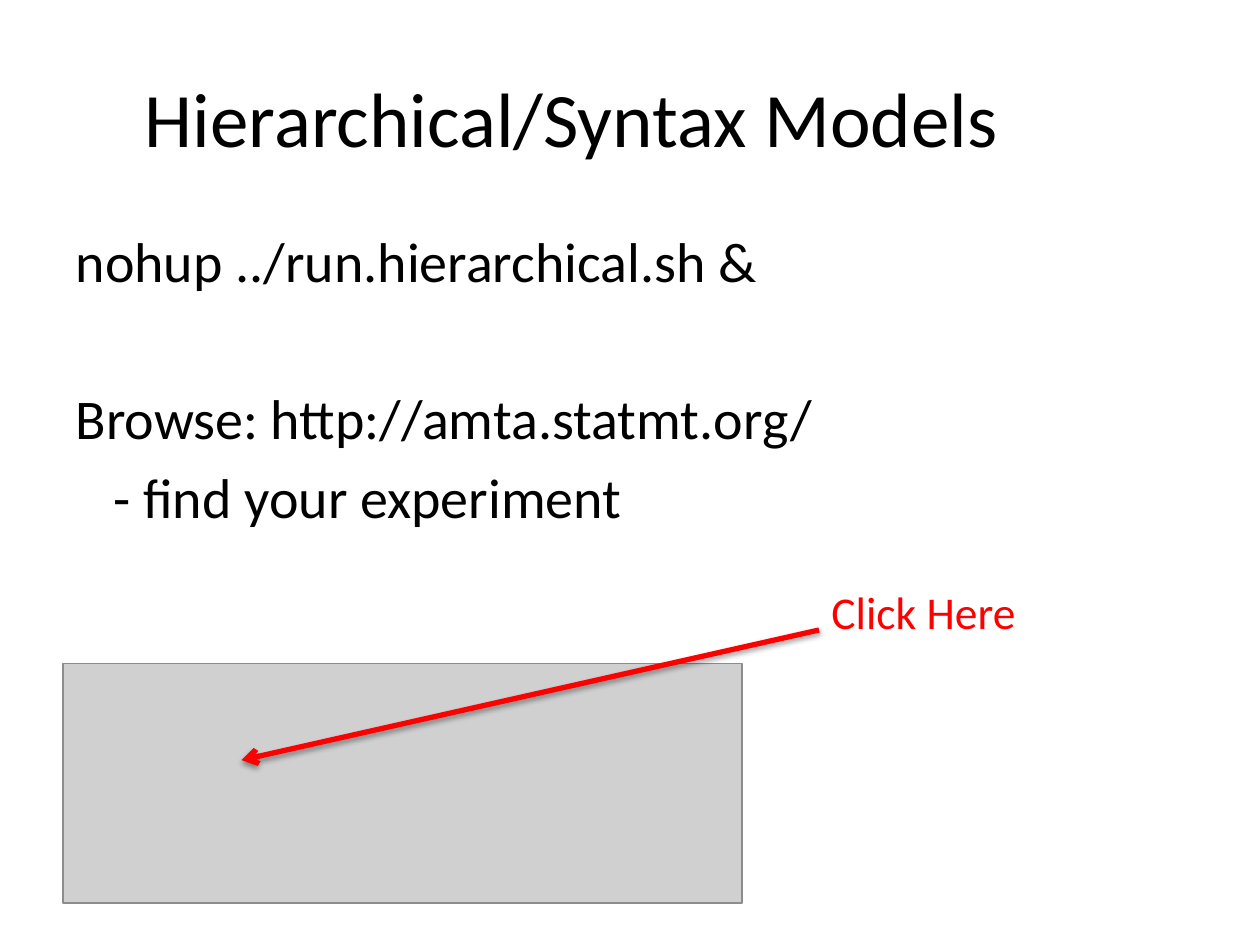
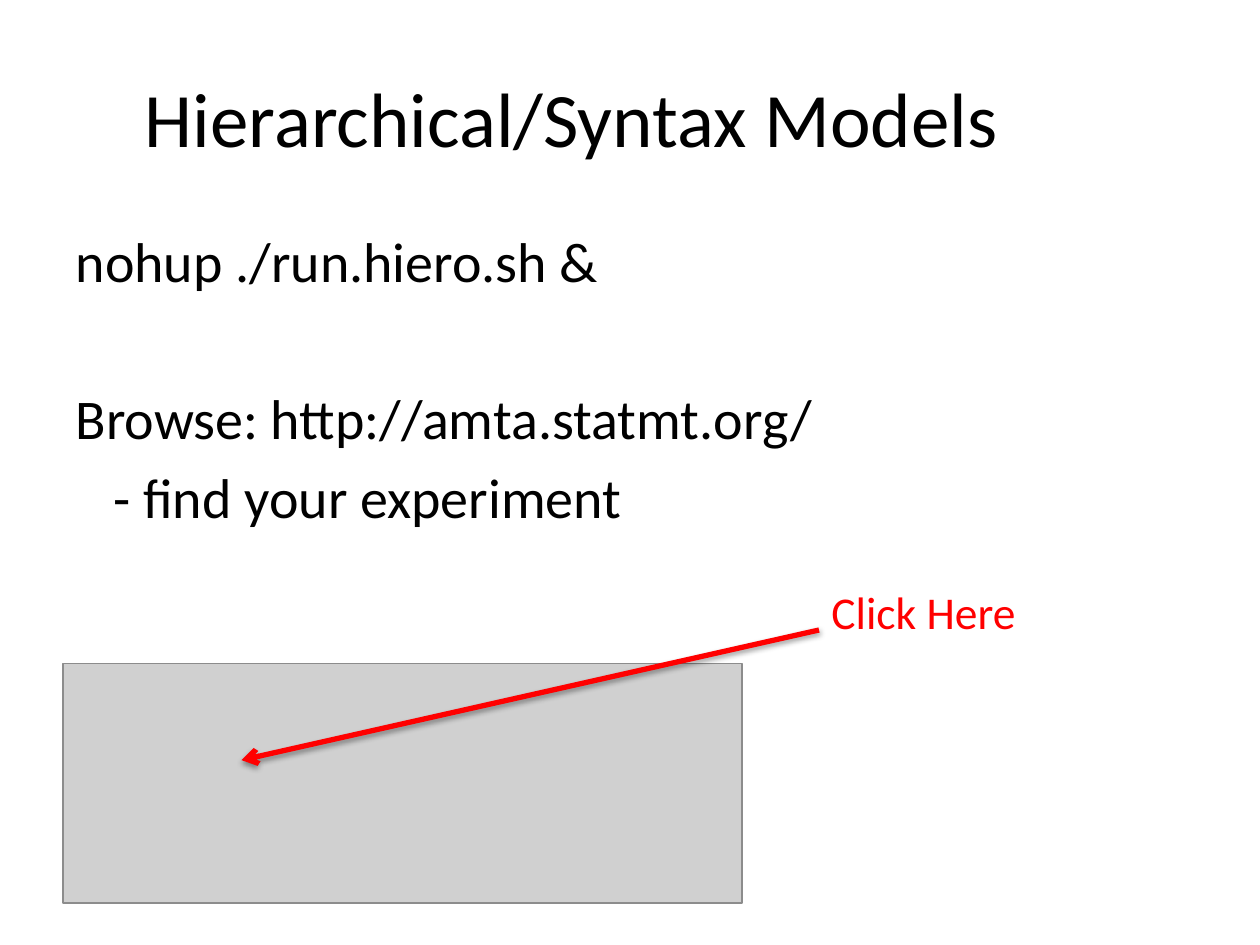
Before and after one commit to hieuhoang/papers, a slide deck: slide 7 of mtsummit.2013/hands-on.pptx. Drawn at 1260x945 pixels with LibreOffice and Linux fonts; fonts in the diff are those of the drawing; grey boxes stand for pictures; background and template pictures are left out. Boxes give left, top, right and bottom in pixels: in the first picture for what was removed or moved away, otherwise in the second. Text is boxed around its words. In the diff, an @@ line names an element or a change of style, - is before the commit and + after.

```diff
--- a/mtsummit.2013/hands-on.pptx
+++ b/mtsummit.2013/hands-on.pptx
@@ text at [76,243,547,291]: text changed @@
-nohup ../run.hierarchical.sh &
+nohup ./run.hiero.sh &
```
Also in this commit, not shown: 3 other slides changed, 1 other file.
